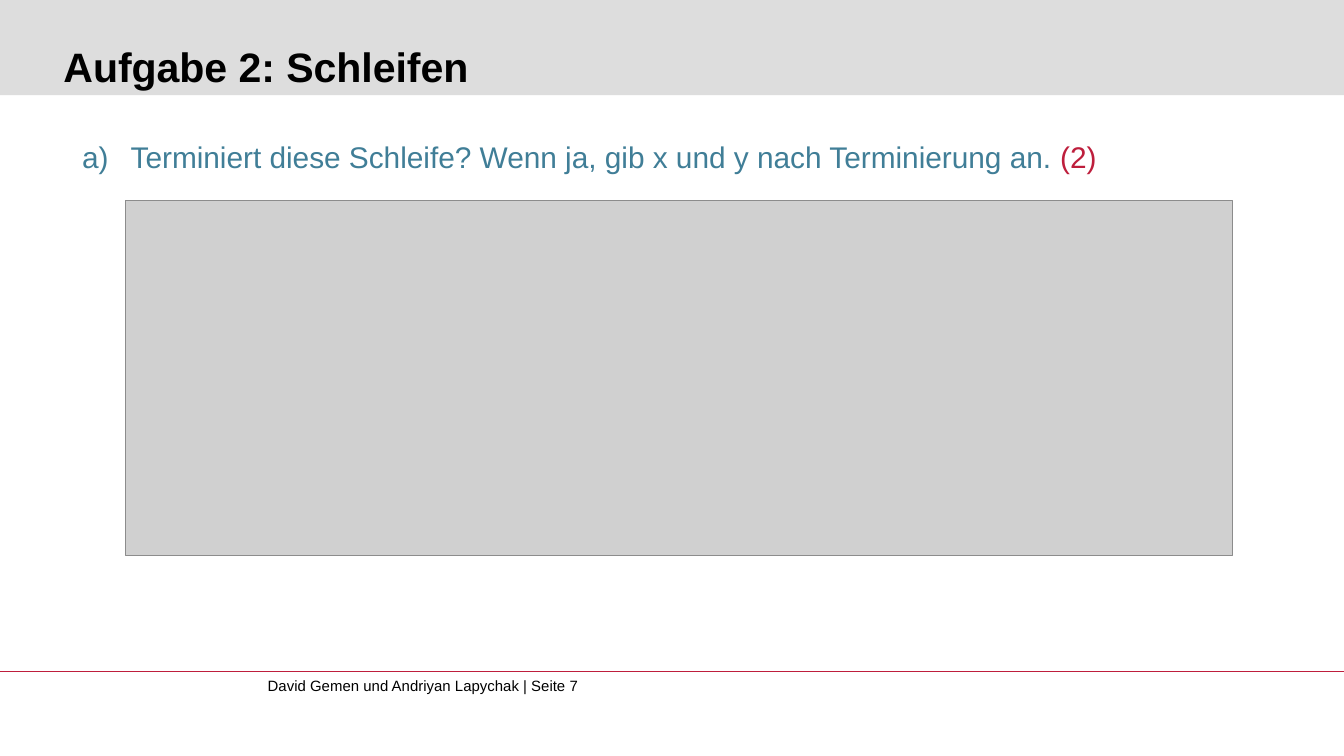
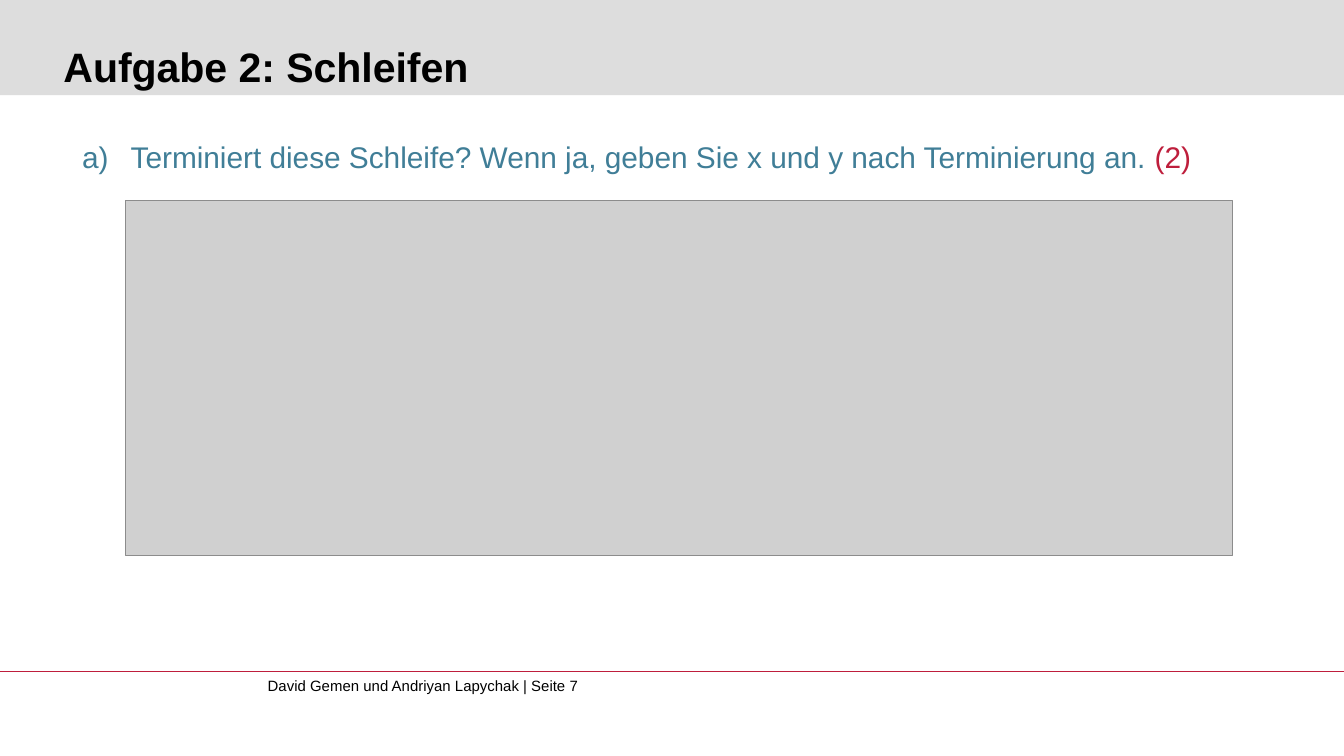
Before and after one commit to gemdav/Programmieren-1-Tutorium, a slide deck: slide 7 of slides/12_exam_preparation_1.pptx. Drawn at 1344x756 pixels with LibreOffice and Linux fonts; fonts in the diff are those of the drawing; grey boxes stand for pictures; background and template pictures are left out. Boxes give left, top, right and bottom in pixels: in the first picture for what was removed or moved away, otherwise in the second. Text is boxed around its words. In the diff, an @@ line names an element or a change of style, - is before the commit and + after.

```diff
--- a/slides/12_exam_preparation_1.pptx
+++ b/slides/12_exam_preparation_1.pptx
@@ text at box(131, 146, 1191, 174): text changed @@
-a) Terminiert diese Schleife? Wenn ja, gib x und y nach Terminierung an. (2)
+a) Terminiert diese Schleife? Wenn ja, geben Sie x und y nach Terminierung an. (2)
```
Also in this commit, not shown: 4 other slides changed, 1 other file.
